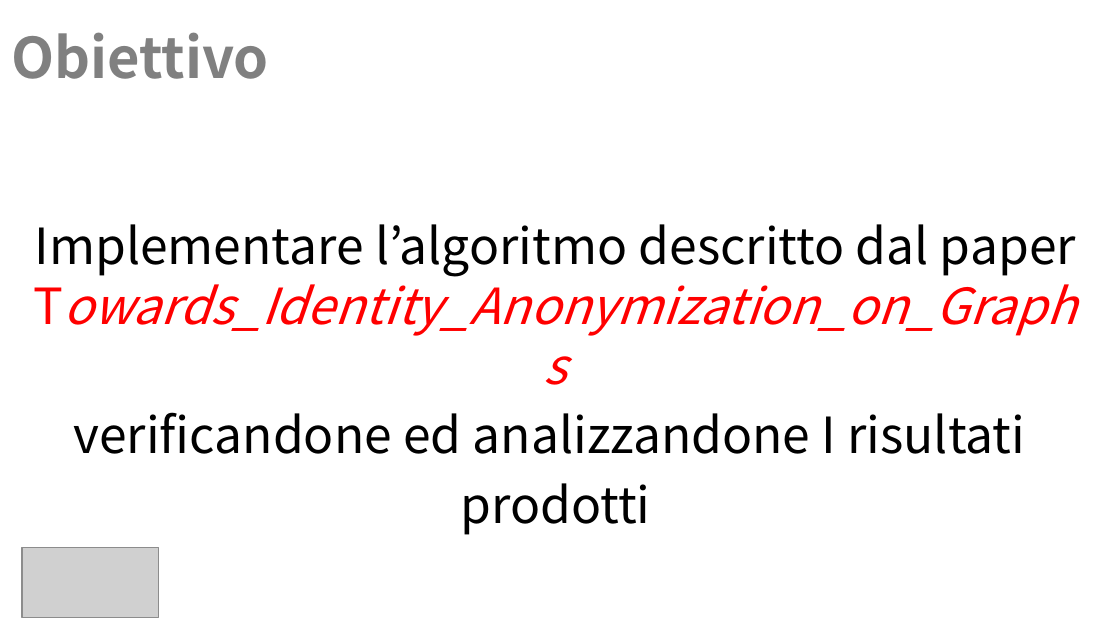
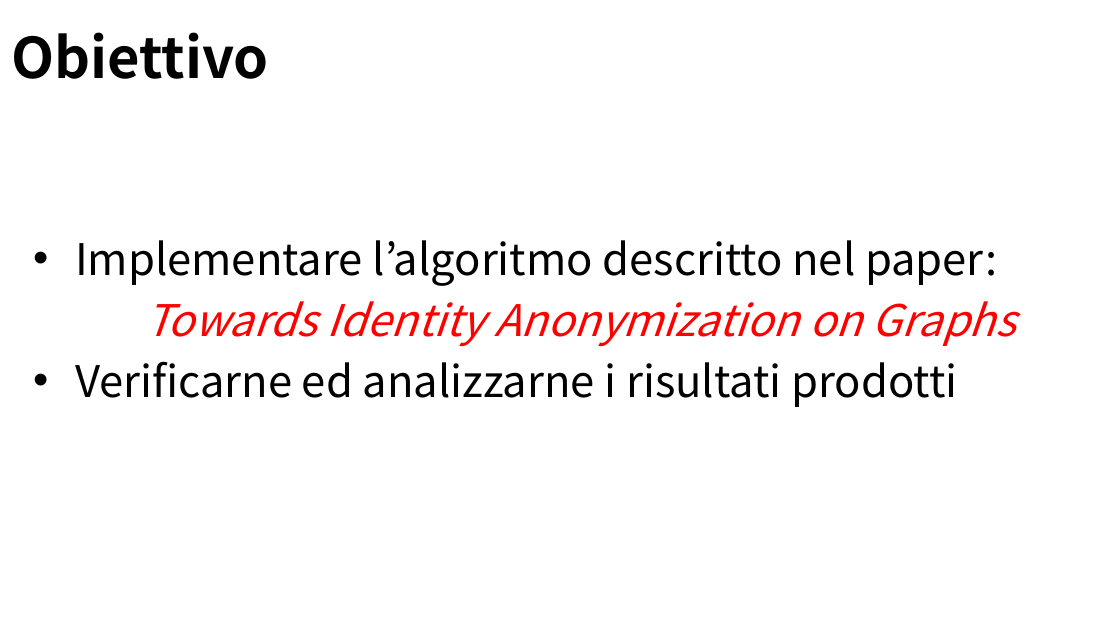
Before and after one commit to Navypowder/DP-P-project, a slide deck: slide 2 of Presentation/Towards_Identity_Anonymization_on_graph(K-degree anonymization).pptx. Drawn at 1120x630 pixels with LibreOffice and Linux fonts; fonts in the diff are those of the drawing; grey boxes stand for pictures; background and template pictures are left out. Boxes give left, top, right and bottom in pixels: in the first picture for what was removed or moved away, otherwise in the second. Text is boxed around its words. In the diff, an @@ line names an element or a change of style, - is before the commit and + after.

```diff
--- a/Presentation/Towards_Identity_Anonymization_on_graph(K-degree anonymization).pptx
+++ b/Presentation/Towards_Identity_Anonymization_on_graph(K-degree anonymization).pptx
@@ title "Obiettivo" at (11,32,269,79): text colour #808080 to #000000 @@
@@ text at (75,240,1016,407): text changed; size 32 to 28 pt @@
-Implementare l’algoritmo descritto dal paper Towards_Identity_Anonymization_on_Graphs
-verificandone ed analizzandone I risultati
-prodotti
+• Implementare l’algoritmo descritto nel paper:
+Towards Identity Anonymization on Graphs
+• Verificarne ed analizzarne i risultati prodotti
@@ picture removed at (22,548,159,618) @@
```
Also in this commit, not shown: 21 other slides changed, 1 slide added.
